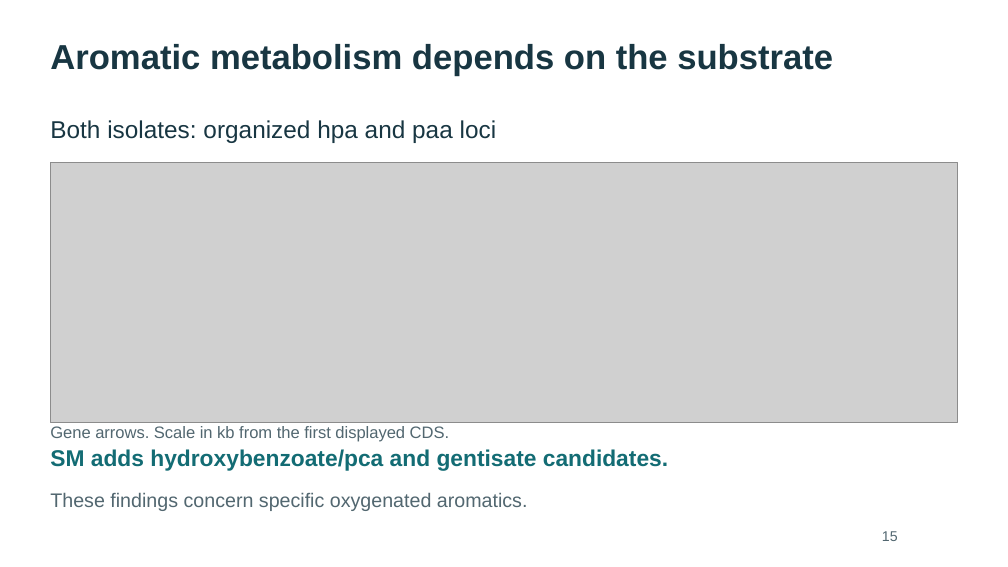
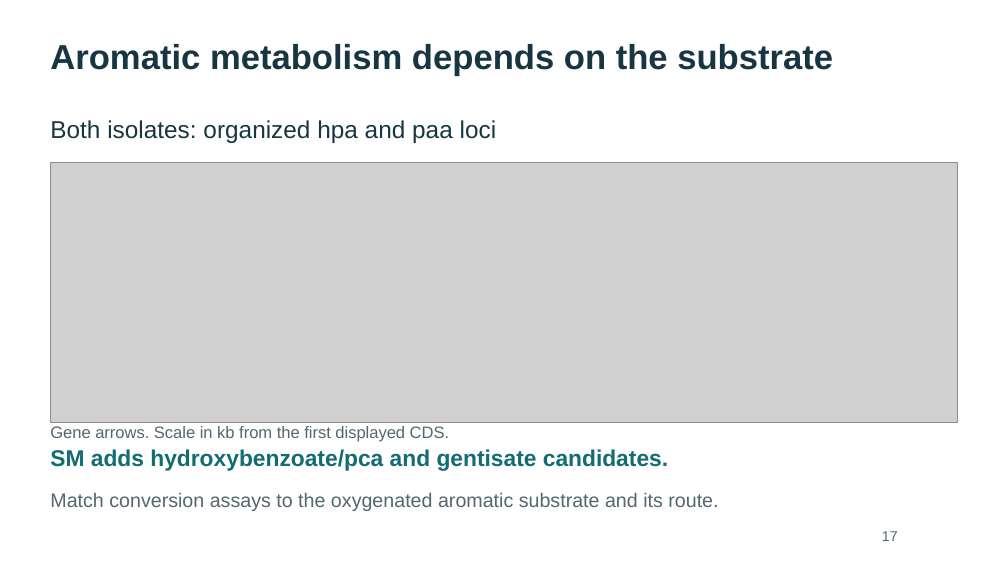
Before and after one commit to WhyAdr/sm-manu, a slide deck: slide 17 of explainer/NMZ-Serratia-genomics-explainer-2026-10-20.pptx (slide 15 before the commit). Drawn at 1008x567 pixels with LibreOffice and Linux fonts; fonts in the diff are those of the drawing; grey boxes stand for pictures. Boxes give left, top, right and bottom in pixels: in the first picture for what was removed or moved away, otherwise in the second. Text is boxed around its words. In the diff, an @@ line names an element or a change of style, - is before the commit and + after.

```diff
--- a/explainer/NMZ-Serratia-genomics-explainer-2026-10-20.pptx
+++ b/explainer/NMZ-Serratia-genomics-explainer-2026-10-20.pptx
@@ text at [50,492,718,511]: text changed @@
-These findings concern specific oxygenated aromatics.
+Match conversion assays to the oxygenated aromatic substrate and its route.
@@ text at [882,531,898,541]: text changed @@
-15
+17
```
Also in this commit, not shown: 21 other slides changed, 4 slides added, 1 slide removed, 12 other files.
